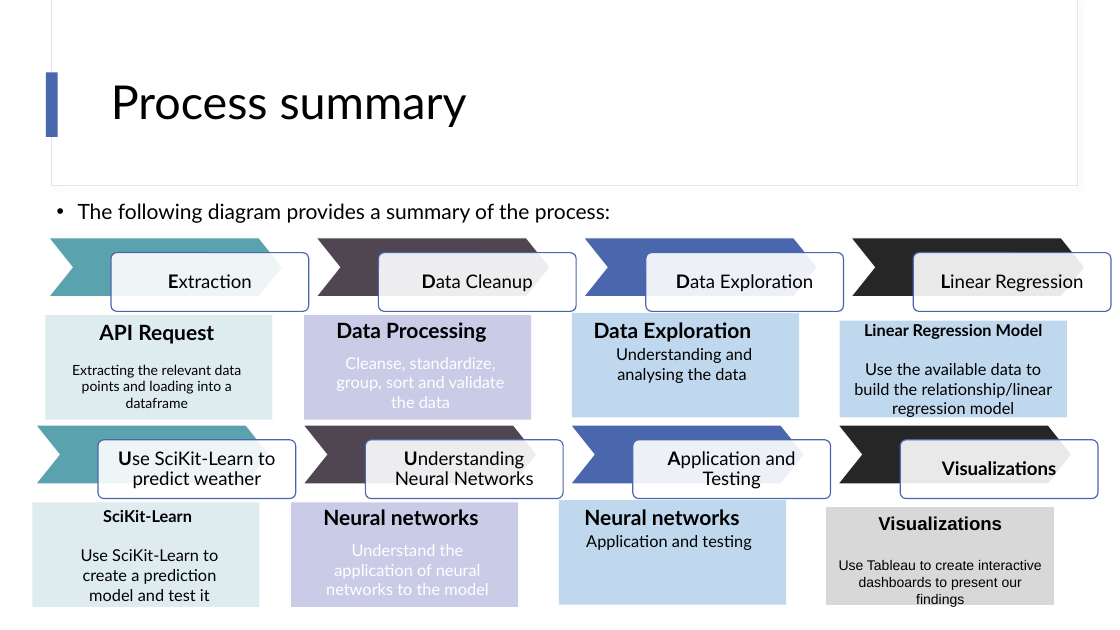
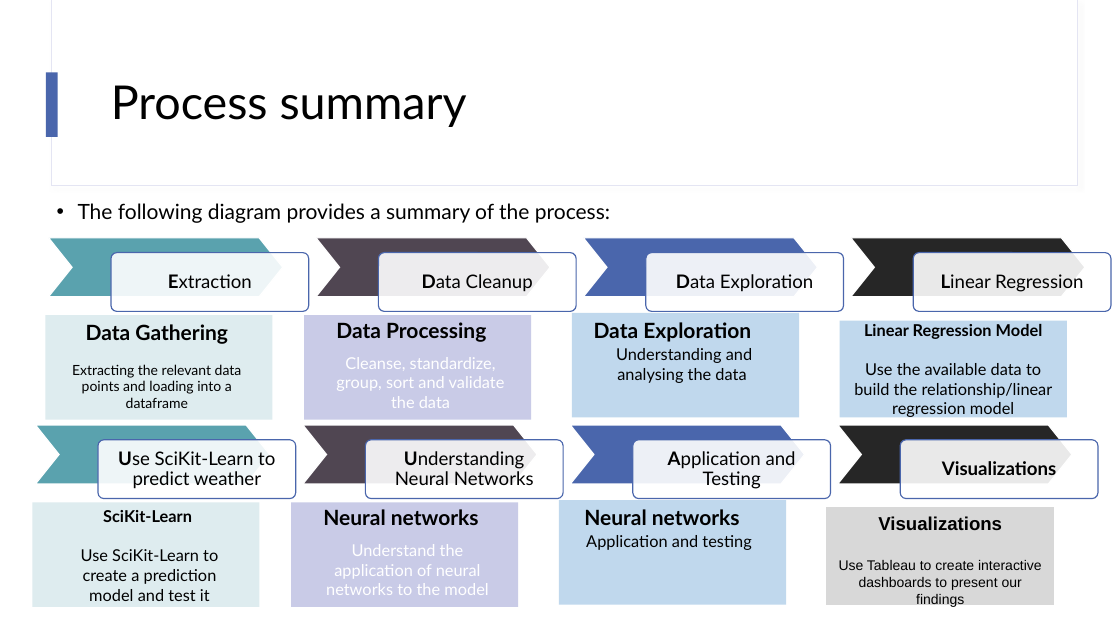
Before and after one commit to stephen823/New-York-Weather-Forcast-base-on-Machine-Learning, a slide deck: slide 7 of Final Project - Draft report.pptx. Drawn at 1120x630 pixels with LibreOffice and Linux fonts; fonts in the diff are those of the drawing. Boxes give left, top, right and bottom in pixels: in the first picture for what was removed or moved away, otherwise in the second. Text is boxed around its words. In the diff, an @@ line names an element or a change of style, - is before the commit and + after.

```diff
--- a/Final Project - Draft report.pptx
+++ b/Final Project - Draft report.pptx
@@ text at (86, 324, 228, 344): text changed @@
-API Request
+Data Gathering
```
Also in this commit, not shown: 4 other slides changed.
